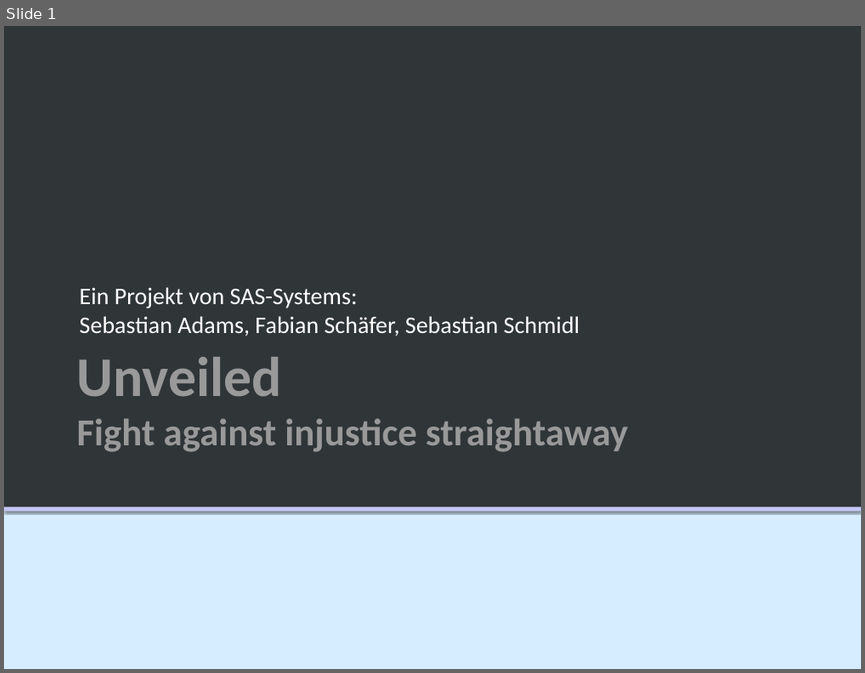
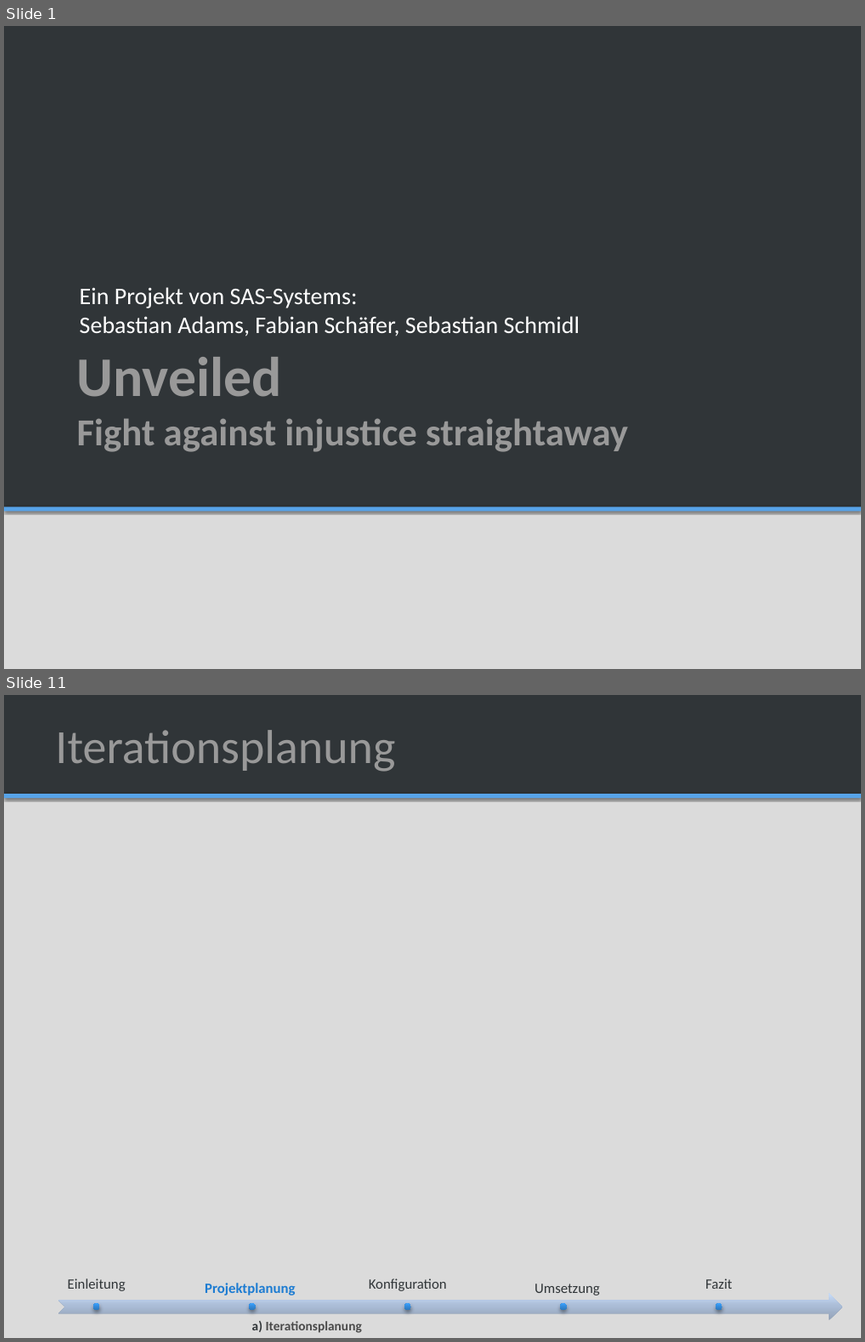
Before and after one commit to SAS-Systems/Unveiled-Documentation, a slide deck: Unveiled_MidtermPresentation.pptx. Shown one above the other, each under a label of ours: slide 1 before the commit, slides 1 and 11 after it; the slides between them are not shown. The pictures are 865x673 and 865x1342 pixels, drawn with LibreOffice and Linux fonts; fonts in the diff are those of the drawing; background and template pictures are left out. Boxes give left, top, right and bottom in pixels: in the first picture for what was removed or moved away, otherwise in the second. Text is boxed around its words. In the diff, an @@ line names an element or a change of style, - is before the commit and + after.

```diff
--- a/Unveiled_MidtermPresentation.pptx
+++ b/Unveiled_MidtermPresentation.pptx
@@ slide 11 added at box(4, 695, 861, 1338), background #DBDBDB; not listed: 1 template element that a slide beside it also shows @@
@@ rectangle added at box(4, 695, 861, 794), fill #303538 @@
@@ title added at box(55, 730, 395, 771), 40 pt, text #999999 @@
+  Iterationsplanung
@@ group added at box(59, 1278, 843, 1320): 5 texts, 5 ellipses, 1 notched right arrow @@
+Einleitung
+Projektplanung
+Konfiguration
+Umsetzung
+Fazit
@@ text added at box(252, 1321, 362, 1333), 11 pt, text #4A4A4A, bold @@
+  a) Iterationsplanung
@@ slide 1 changed as well @@
@@ background #D6EDFF to #DBDBDB @@
@@ rectangle at box(4, 506, 861, 511): fill #C6C5F5 to #57A3E8 @@
```
Also in this commit, not shown: 1 other slide changed, 11 other slides added, 2 slides removed.
